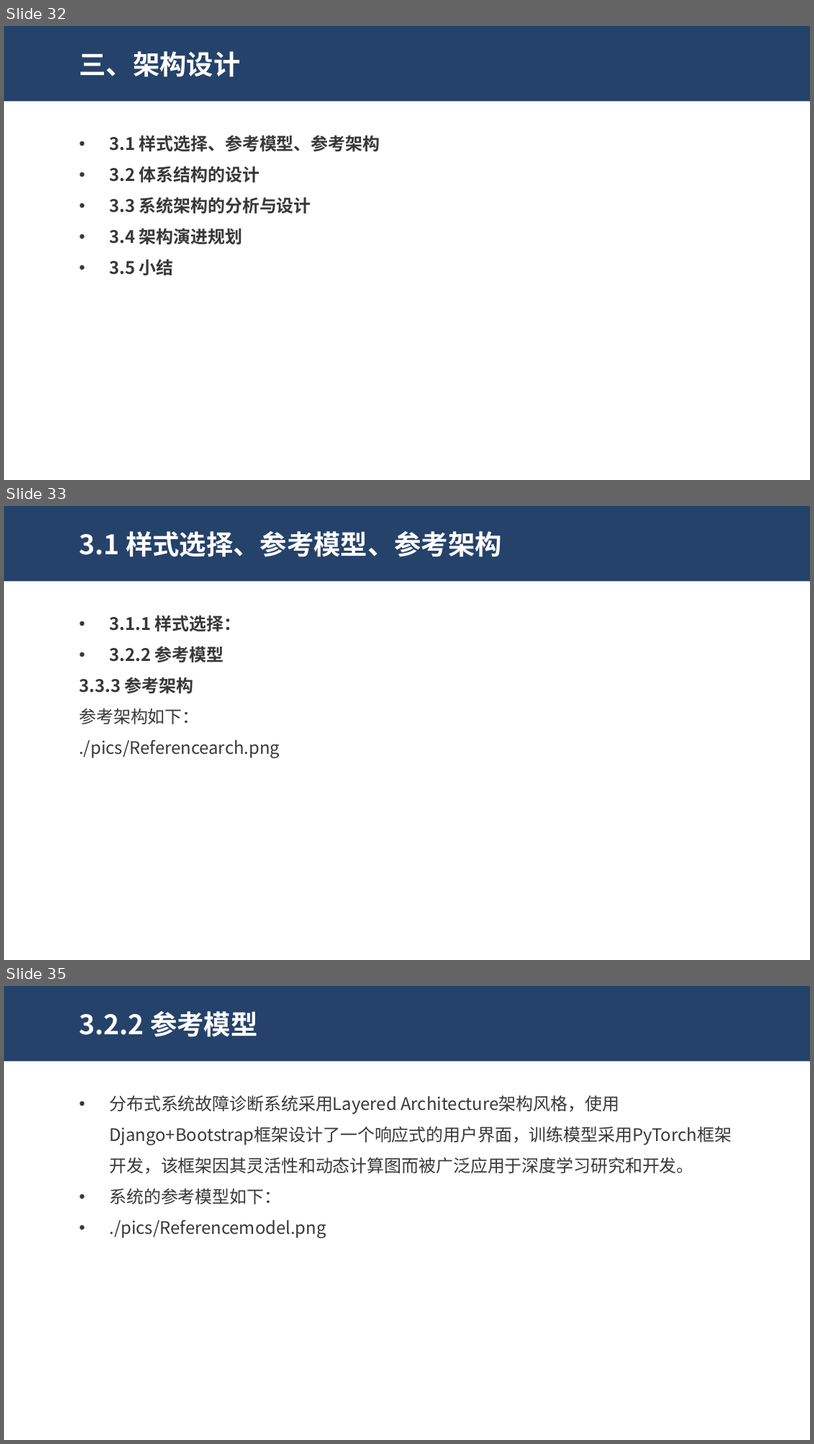
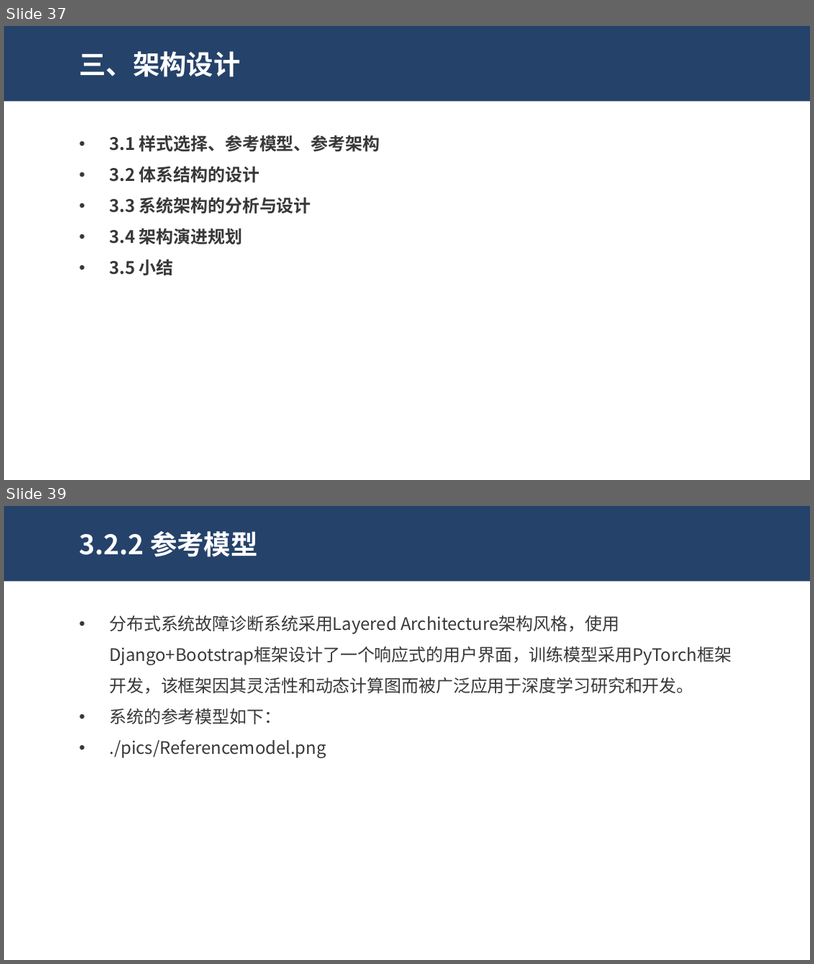
Before and after one commit to dekrt/SoftwareArchitecture, a slide deck: 架构设计-ArchitectureDesign/ArchitectureDesign.pptx. Shown one above the other, each under a label of ours: slides 32, 33 and 35 before the commit, slides 37 and 39 after it; the slides between them are not shown. The pictures are 814x1444 and 814x964 pixels, drawn with LibreOffice and Linux fonts; fonts in the diff are those of the drawing. Boxes give left, top, right and bottom in pixels: in the first picture for what was removed or moved away, otherwise in the second. Text is boxed around its words. In the diff, an @@ line names an element or a change of style, - is before the commit and + after.

```diff
--- a/架构设计-ArchitectureDesign/ArchitectureDesign.pptx
+++ b/架构设计-ArchitectureDesign/ArchitectureDesign.pptx
@@ slide 33 removed at (4, 506, 810, 960), background #FFFFFF @@
@@ rectangle removed at (4, 506, 810, 581) @@
@@ text removed at (79, 531, 502, 557) @@
-3.1 样式选择、参考模型、参考架构
@@ text removed at (79, 615, 280, 758) @@
-• 3.1.1 样式选择：
-• 3.2.2 参考模型
-3.3.3 参考架构
-参考架构如下：
-./pics/Referencearch.png
@@ what was slide 32 is now slide 37 @@
@@ what was slide 35 is now slide 39 @@
```
Also in this commit, not shown: 9 slides changed, 5 slides added, 3 other files.
